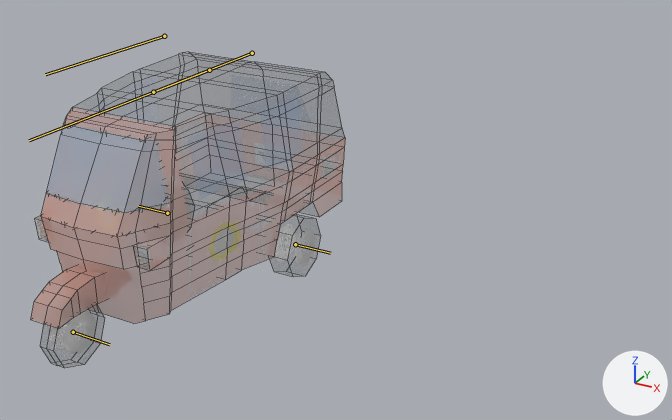
The FBX model GoTukTuk/Assets/Model/bajai_jadi_texturetest_animasi.fbx as it was, and as the next commit left it.
The view is the same before and after, from a 50 mm camera at (12.9, -15.72, 10.86) aimed at (4.16, 0.17, 2.92). The axes (+X, +Y, +Z) are drawn at lower right. The lights are the same throughout. The bones that change are drawn over the model as lines. Mesh edges are drawn as thin lines.

The first picture shows 'BajaiO'.
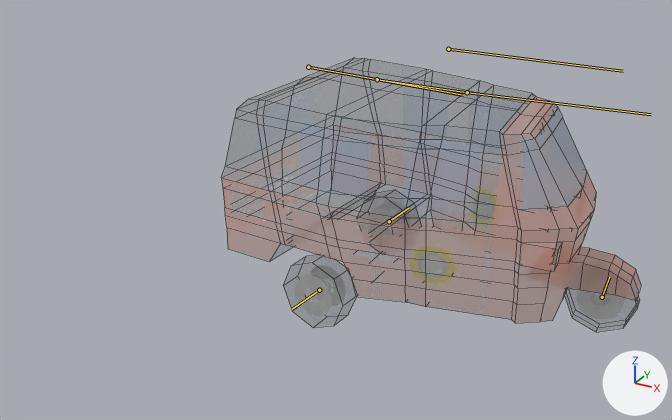
The newer file adds an action. The first version stands in its rest pose; the second is drawn at frame 121 of the action 'ABajai|belokKiri'.

The change in detail:
Bone 'Bone' (bone_bone) moves from (0.0, 0.0, 0.0) to (5.84, -1.89, 0.0).
Bone 'Bone' (bone_bone) turns from (0, 0, 0) to (0, 0, -90) degrees about its own x, y and z.
Bone 'Body.B' (bone_body_b) moves from (0.0, 0.0, 0.0) to (0.0, 0.0, -0.3).
Bone 'Body.B' (bone_body_b) turns from (0, 0, 0) to (0, 0, 5) degrees about its own x, y and z.
Bone 'Body.C' (bone_body_c) turns from (0, 0, 0) to (0, 0, -5) degrees about its own x, y and z.
Bone 'Body.F' (bone_body_f) turns from (0, 0, 0) to (0, 0, -5) degrees about its own x, y and z.
Bone 'Tire.F' (bone_tire_f) moves from (0.0, 0.0, 0.0) to (-0.3, 0.0, 0.0).
Bone 'Tire.L' (bone_tire_l) moves from (0.0, 0.0, 0.0) to (0.0, 0.0, -0.3).
Bone 'Tire.R' (bone_tire_r) moves from (0.0, 0.0, 0.0) to (-0.3, 0.0, 0.0).

Changed parts and their boxes [x1, y1, x2, y2] in the pictures (672 x 420 px):
'BajaiO', posed
    before: [31, 108, 345, 354]
    after: [222, 95, 641, 323]
bone 'Bone', root to tip
    before: (164, 36) to (45, 74)
    after: (448, 49) to (623, 71)
bone 'Body.B', root to tip
    before: (252, 53) to (153, 92)
    after: (308, 67) to (463, 95)
bone 'Body.C', root to tip
    before: (209, 70) to (153, 92)
    after: (377, 79) to (467, 92)
bone 'Body.F', root to tip
    before: (153, 92) to (29, 140)
    after: (467, 92) to (651, 114)
bone 'Tire.F', root to tip
    before: (73, 332) to (109, 344)
    after: (602, 297) to (609, 277)
bone 'Tire.L', root to tip
    before: (295, 244) to (330, 253)
    after: (389, 221) to (408, 208)
bone 'Tire.R', root to tip
    before: (167, 213) to (138, 206)
    after: (319, 290) to (292, 309)
